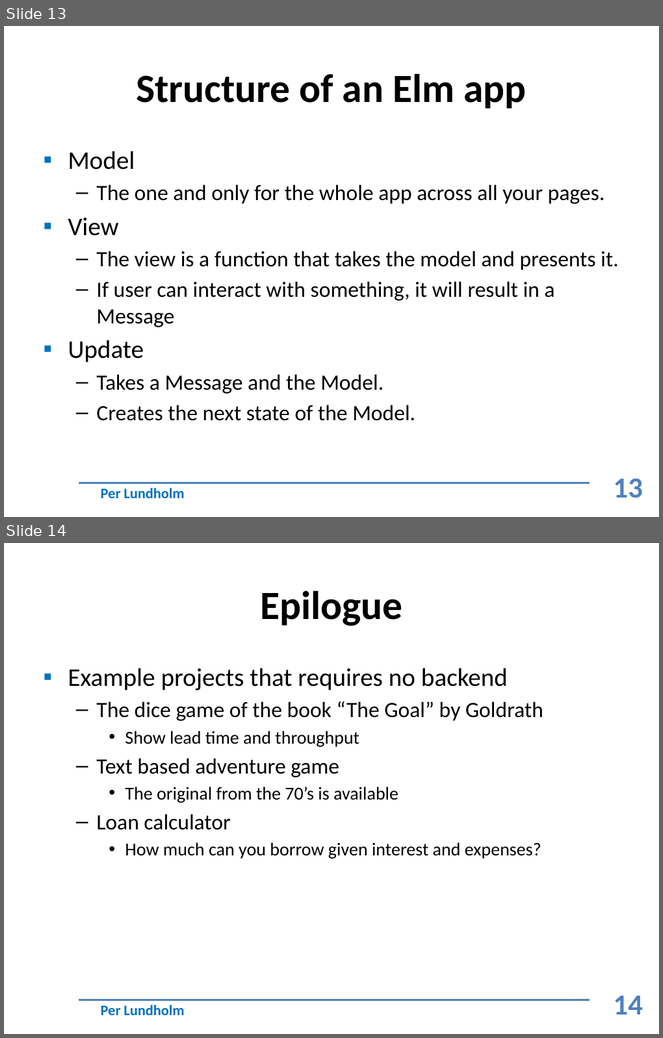
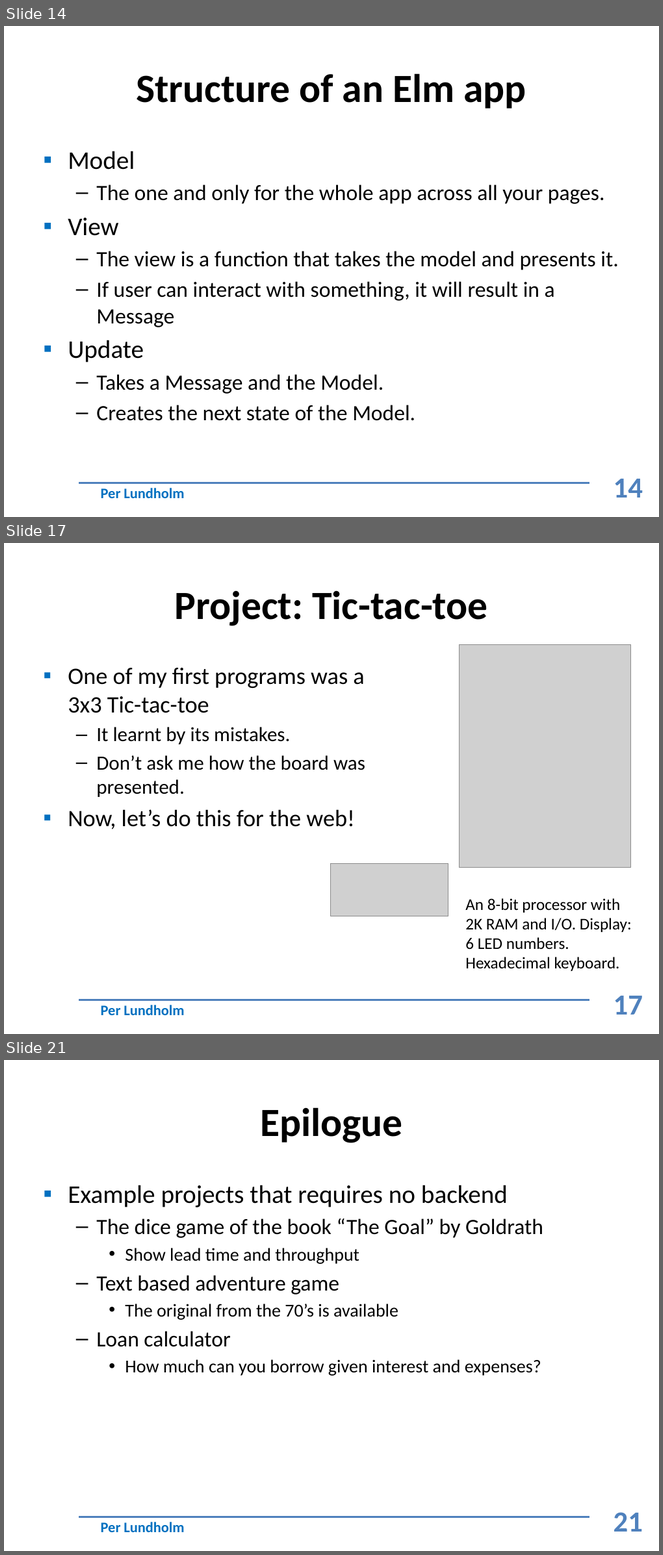
Before and after one commit to crispab/elm-workshop, a slide deck: docs/your-first-elm-program.pptx. Shown one above the other, each under a label of ours: slides 13 and 14 before the commit, slides 14, 17 and 21 after it; the slides between them are not shown. The pictures are 663x1038 and 663x1555 pixels, drawn with LibreOffice and Linux fonts; fonts in the diff are those of the drawing; grey boxes stand for pictures; background and template pictures are left out. Boxes give left, top, right and bottom in pixels: in the first picture for what was removed or moved away, otherwise in the second. Text is boxed around its words. In the diff, an @@ line names an element or a change of style, - is before the commit and + after.

```diff
--- a/docs/your-first-elm-program.pptx
+++ b/docs/your-first-elm-program.pptx
@@ slide 17 added at (4, 543, 659, 1034), background #FFFFFF; not listed: 2 template elements that a slide beside it also shows @@
@@ title added at (174, 590, 488, 626), 44 pt, text #000000, bold @@
+Project: Tic-tac-toe
@@ picture added at (460, 644, 631, 868) @@
@@ text added at (68, 668, 365, 830), 25.9 pt, text #000000 @@
+▪ One of my first programs was a 3x3 Tic-tac-toe
+  – It learnt by its mistakes.
+  – Don’t ask me how the board was presented.
+▪ Now, let’s do this for the web!
@@ picture added at (331, 864, 448, 917) @@
@@ text added at (466, 899, 632, 971), 18 pt, text #000000 @@
+An 8-bit processor with 2K RAM and I/O. Display: 6 LED numbers. Hexadecimal keyboard.
@@ text added at (101, 1005, 184, 1016), 16 pt, text #0070C0, bold @@
+Per Lundholm
@@ page number added at (614, 996, 643, 1015), 32 pt, text #4F81BD, bold @@
+17
@@ what was slide 13 is now slide 14 @@
@@ page number at (614, 479, 643, 498): text changed @@
-13
+14
@@ what was slide 14 is now slide 21 @@
@@ page number at (614, 1512, 643, 1532): text changed @@
-14
+21
```
Also in this commit, not shown: 5 slides changed, 6 other slides added.
